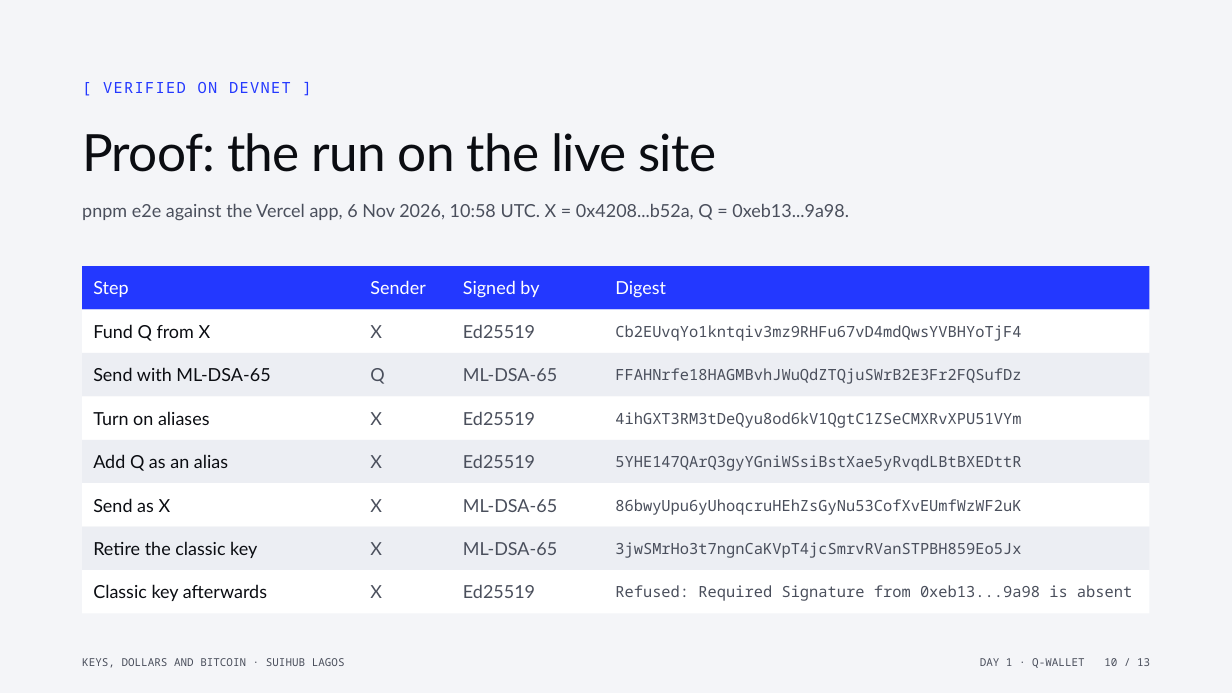
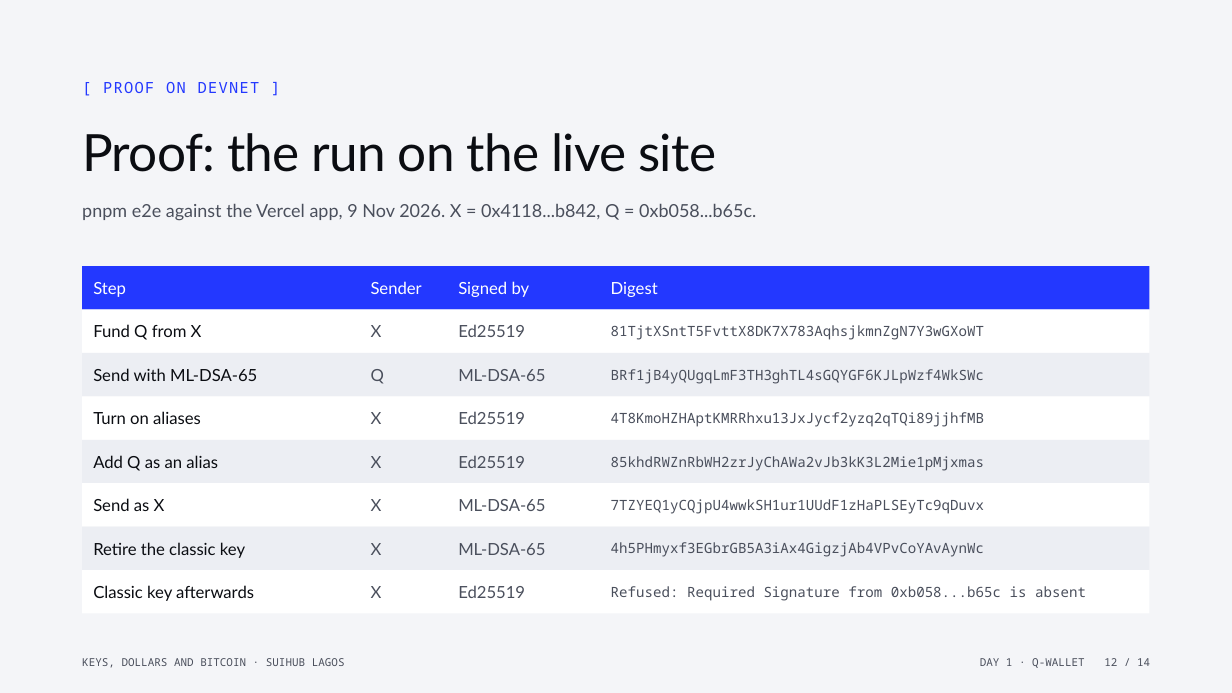
Before and after one commit to Nuel-osas/day1-quantum-safe-wallet, a slide deck: slide 12 of teaching/Day1_Quantum_Safe_Sui.pptx (slide 10 before the commit). Drawn at 1232x693 pixels with LibreOffice and Linux fonts; fonts in the diff are those of the drawing. Boxes give left, top, right and bottom in pixels: in the first picture for what was removed or moved away, otherwise in the second. Text is boxed around its words. In the diff, an @@ line names an element or a change of style, - is before the commit and + after.

```diff
--- a/teaching/Day1_Quantum_Safe_Sui.pptx
+++ b/teaching/Day1_Quantum_Safe_Sui.pptx
@@ text at bbox=[103, 82, 260, 93]: text changed @@
-[ VERIFIED ON DEVNET ]
+[ PROOF ON DEVNET ]
@@ text at bbox=[82, 204, 756, 221]: text changed @@
-pnpm e2e against the Vercel app, 6 Nov 2026, 10:58 UTC. X = 0x4208...b52a, Q = 0xeb13...9a98.
+pnpm e2e against the Vercel app, 9 Nov 2026. X = 0x4118...b842, Q = 0xb058...b65c.
@@ size 14 to 13 pt in 18 elements at bbox=[93, 282, 126, 297], bbox=[93, 324, 202, 340], bbox=[93, 368, 257, 381], bbox=[93, 411, 201, 424], bbox=[93, 455, 218, 471], bbox=[93, 498, 165, 511], bbox=[93, 542, 245, 558], bbox=[93, 585, 254, 601], bbox=[611, 282, 658, 297], bbox=[458, 281, 530, 297], bbox=[458, 324, 525, 337], bbox=[458, 369, 545, 381], bbox=[458, 411, 525, 424], bbox=[458, 456, 525, 468], bbox=[458, 499, 545, 511], bbox=[458, 543, 545, 555], bbox=[458, 585, 525, 598], bbox=[371, 281, 422, 294] @@
@@ text at bbox=[611, 325, 984, 340]: text changed; size 12 to 11 pt @@
-Cb2EUvqYo1kntqiv3mz9RHFu67vD4mdQwsYVBHYoTjF4
+81TjtXSntT5FvttX8DK7X783AqhsjkmnZgN7Y3wGXoWT
@@ text at bbox=[611, 369, 984, 384]: text changed; size 12 to 11 pt @@
-FFAHNrfe18HAGMBvhJWuQdZTQjuSWrB2E3Fr2FQSufDz
+BRf1jB4yQUgqLmF3TH3ghTL4sGQYGF6KJLpWzf4WkSWc
@@ text at bbox=[611, 412, 984, 427]: text changed; size 12 to 11 pt @@
-4ihGXT3RM3tDeQyu8od6kV1QgtC1ZSeCMXRvXPU51VYm
+4T8KmoHZHAptKMRRhxu13JxJycf2yzq2qTQi89jjhfMB
@@ text at bbox=[611, 456, 984, 471]: text changed; size 12 to 11 pt @@
-5YHE147QArQ3gyYGniWSsiBstXae5yRvqdLBtBXEDttR
+85khdRWZnRbWH2zrJyChAWa2vJb3kK3L2Mie1pMjxmas
@@ text at bbox=[611, 499, 984, 514]: text changed; size 12 to 11 pt @@
-86bwyUpu6yUhoqcruHEhZsGyNu53CofXvEUmfWzWF2uK
+7TZYEQ1yCQjpU4wwkSH1ur1UUdF1zHaPLSEyTc9qDuvx
@@ text at bbox=[611, 542, 984, 557]: text changed; size 12 to 11 pt @@
-3jwSMrHo3t7ngnCaKVpT4jcSmrvRVanSTPBH859Eo5Jx
+4h5PHmyxf3EGbrGB5A3iAx4GigzjAb4VPvCoYAvAynWc
@@ text at bbox=[611, 586, 1086, 601]: text changed; size 12 to 11 pt @@
-Refused: Required Signature from 0xeb13...9a98 is absent
+Refused: Required Signature from 0xb058...b65c is absent
@@ text at bbox=[980, 658, 1150, 668]: text changed @@
-DAY 1 · Q-WALLET 10 / 13
+DAY 1 · Q-WALLET 12 / 14
```
Also in this commit, not shown: 7 other slides changed, 6 slides added, 5 slides removed, 4 other files.
